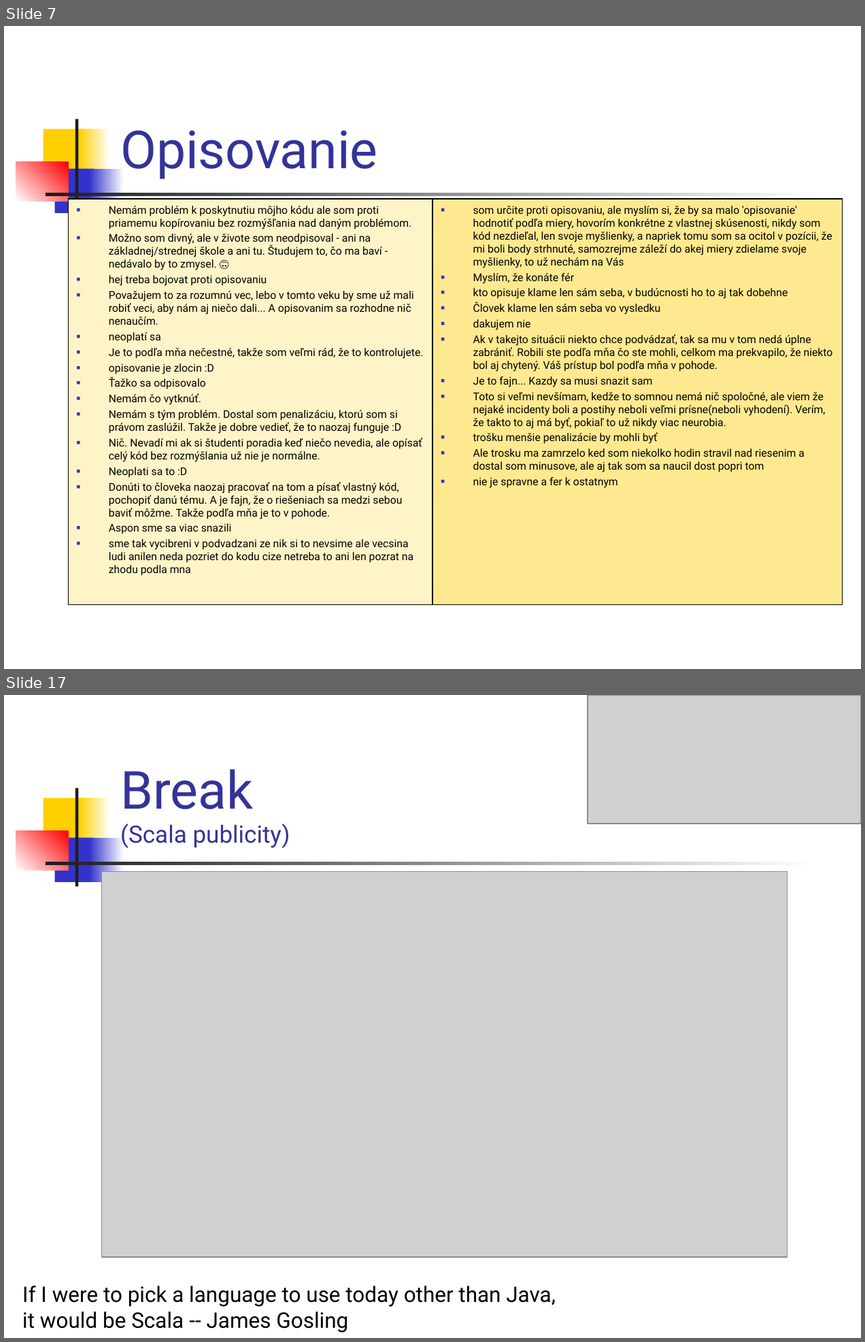
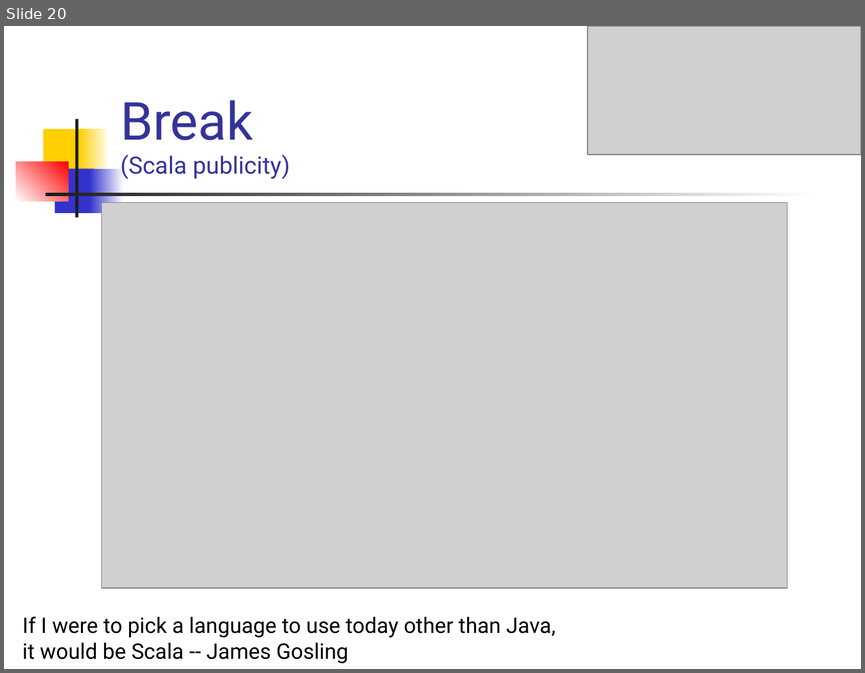
Before and after one commit to Programovanie4/Prednasky, a slide deck: 13/grandfinale.ppt. Shown one above the other, each under a label of ours: slides 7 and 17 before the commit, slide 20 after it; the slides between them are not shown. The pictures are 865x1342 and 865x673 pixels, drawn with LibreOffice and Linux fonts; fonts in the diff are those of the drawing; grey boxes stand for pictures. Boxes give left, top, right and bottom in pixels: in the first picture for what was removed or moved away, otherwise in the second. Text is boxed around its words. In the diff, an @@ line names an element or a change of style, - is before the commit and + after.

```diff
--- a/13/grandfinale.ppt
+++ b/13/grandfinale.ppt
@@ slide 7 removed at <box>4,26,861,669</box>, background #FFFFFF; not listed: 7 template elements that a slide beside it also shows @@
@@ title removed at <box>120,130,377,179</box> @@
-Opisovanie
@@ rectangle removed at <box>68,199,432,605</box> @@
-■ Nemám problém k poskytnutiu môjho kódu ale som proti priamemu kopírovaniu bez rozmýšľania nad daným problémom.
-■ Možno som divný, ale v živote som neodpisoval - ani na základnej/strednej škole a ani tu. Študujem to, čo ma baví - nedávalo by to zmysel. 🙃
-■ hej treba bojovat proti opisovaniu
-■ Považujem to za rozumnú vec, lebo v tomto veku by sme už mali robiť veci, aby nám aj niečo dali... A opisovanim sa rozhodne nič nenaučím.
-■ neoplatí sa
-■ Je to podľa mňa nečestné, takže som veľmi rád, že to kontrolujete.
-■ opisovanie je zlocin :D
-■ Ťažko sa odpisovalo
-■ Nemám čo vytknúť.
-■ Nemám s tým problém. Dostal som penalizáciu, ktorú som si právom zaslúžil. Takže je dobre vedieť, že to naozaj funguje :D
-■ Nič. Nevadí mi ak si študenti poradia keď niečo nevedia, ale opísať celý kód bez rozmýšlania už nie je normálne.
-■ Neoplati sa to :D
-■ Donúti to človeka naozaj pracovať na tom a písať vlastný kód, pochopiť danú tému. A je fajn, že o riešeniach sa medzi sebou baviť môžme. Takže podľa mňa je to v pohode.
-■ Aspon sme sa viac snazili
-■ sme tak vycibreni v podvadzani ze nik si to nevsime ale vecsina ludi anilen neda pozriet do kodu cize netreba to ani len pozrat na zhodu podla mna
@@ rectangle removed at <box>432,199,842,605</box> @@
-■ som určite proti opisovaniu, ale myslím si, že by sa malo 'opisovanie' hodnotiť podľa miery, hovorím konkrétne z vlastnej skúsenosti, nikdy som kód nezdieľal, len svoje myšlienky, a napriek tomu som sa ocitol v pozícii, že mi boli body strhnuté, samozrejme záleží do akej miery zdielame svoje myšlienky, to už nechám na Vás
-■ Myslím, že konáte fér
-■ kto opisuje klame len sám seba, v budúcnosti ho to aj tak dobehne
-■ Človek klame len sám seba vo vysledku
-■ dakujem nie
-■ Ak v takejto situácii niekto chce podvádzať, tak sa mu v tom nedá úplne zabrániť. Robili ste podľa mňa čo ste mohli, celkom ma prekvapilo, že niekto bol aj chytený. Váš prístup bol podľa mňa v pohode.
-■ Je to fajn... Kazdy sa musi snazit sam
-■ Toto si veľmi nevšímam, kedže to somnou nemá nič spoločné, ale viem že nejaké incidenty boli a postihy neboli veľmi prísne(neboli vyhodení). Verím, že takto to aj má byť, pokiaľ to už nikdy viac neurobia.
-■ trošku menšie penalizácie by mohli byť
-■ Ale trosku ma zamrzelo ked som niekolko hodin stravil nad riesenim a dostal som minusove, ale aj tak som sa naucil dost popri tom
-■ nie je spravne a fer k ostatnym
@@ what was slide 17 is now slide 20 @@
```
Also in this commit, not shown: 10 slides changed, 11 slides added, 7 other slides removed, 4 other files.
